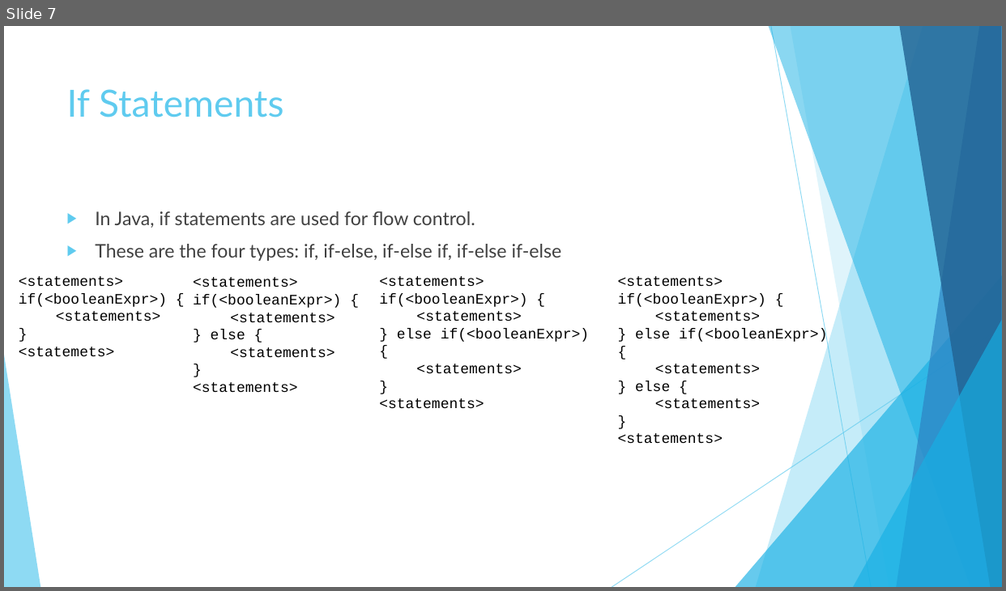
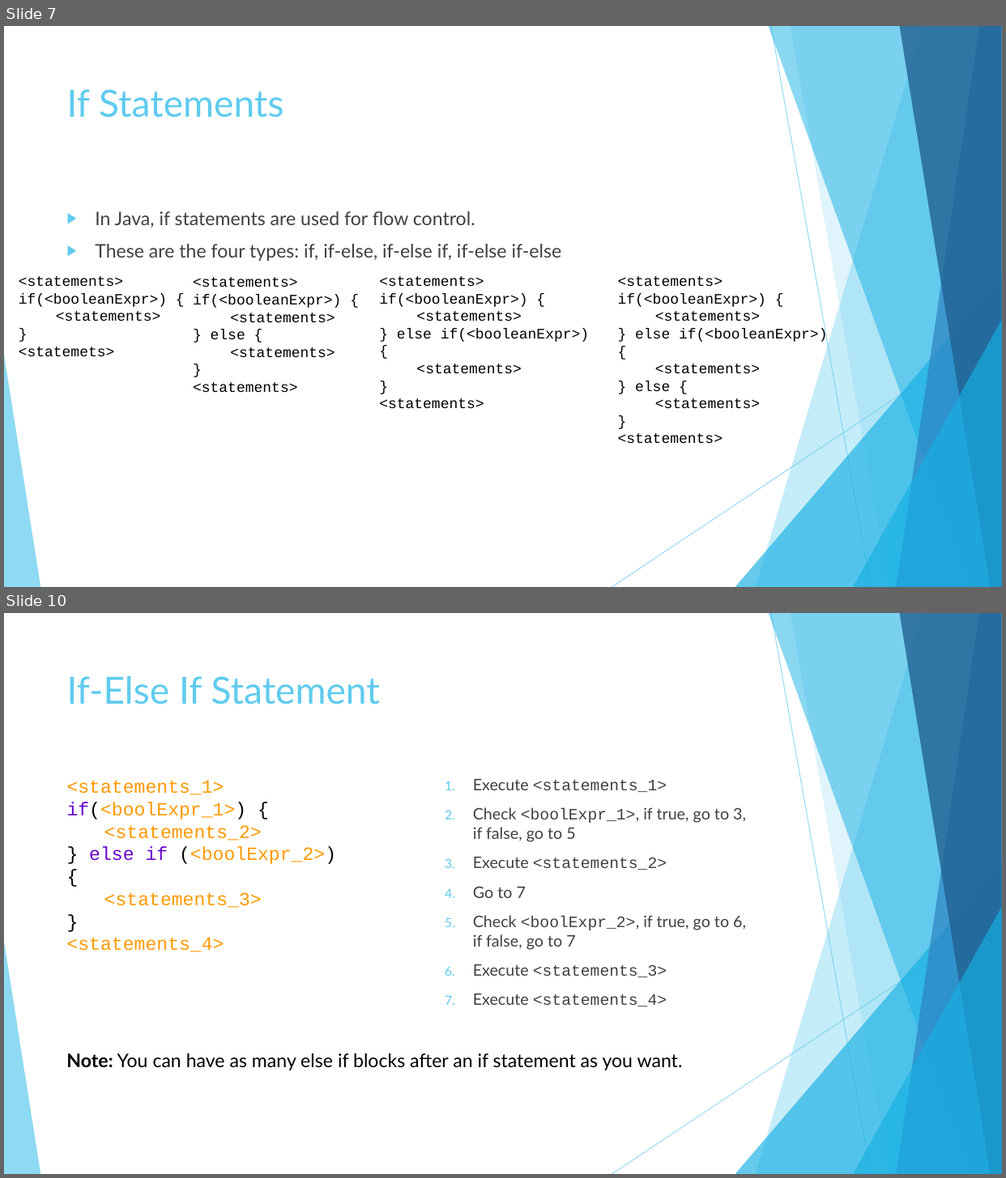
Before and after one commit to JoseRivas1998/Java-Game-Development-For-Absolute-Beginners, a slide deck: Slides/Lesson1.3.pptx. Shown one above the other, each under a label of ours: slide 7 before the commit, slides 7 and 10 after it; the slides between them are not shown. The pictures are 1006x591 and 1006x1178 pixels, drawn with LibreOffice and Linux fonts; fonts in the diff are those of the drawing. Boxes give left, top, right and bottom in pixels: in the first picture for what was removed or moved away, otherwise in the second. Text is boxed around its words. In the diff, an @@ line names an element or a change of style, - is before the commit and + after.

```diff
--- a/Slides/Lesson1.3.pptx
+++ b/Slides/Lesson1.3.pptx
@@ slide 10 added at <box>4,613,1002,1174</box>, background #FFFFFF; not listed: 10 template elements that a slide beside it also shows @@
@@ title added at <box>67,676,380,705</box>, 36 pt, text #5FCBEF @@
+If-Else If Statement
@@ text added at <box>67,780,336,952</box>, 18 pt, text #FF9900 @@
+<statements_1>
+if(<boolExpr_1>) {
+<statements_2>
+} else if (<boolExpr_2>) {
+<statements_3>
+}
+<statements_4>
@@ text added at <box>473,779,746,977</box>, 15.3 pt, text #404040 @@
+1. Execute <statements_1>
+2. Check <boolExpr_1>, if true, go to 3, if false, go to 5
+3. Execute <statements_2>
+4. Go to 7
+5. Check <boolExpr_2>, if true, go to 6, if false, go to 7
+6. Execute <statements_3>
+7. Execute <statements_4>
@@ text added at <box>66,1054,683,1071</box>, 18 pt, text #000000 @@
+Note: You can have as many else if blocks after an if statement as you want.
```
Also in this commit, not shown: 7 other slides added, 10 other files.
